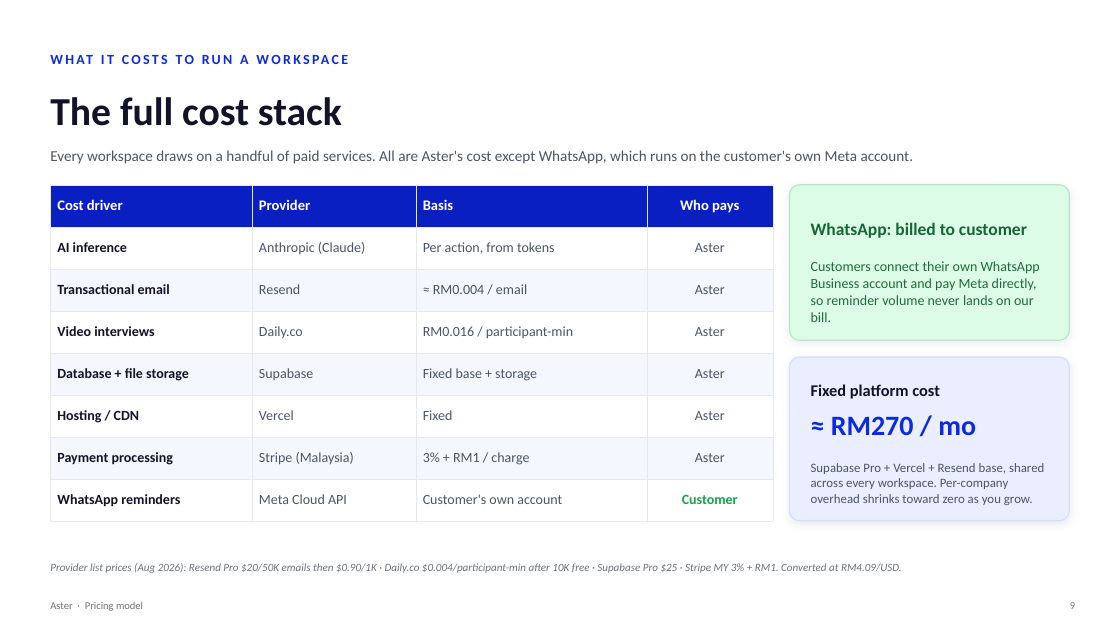
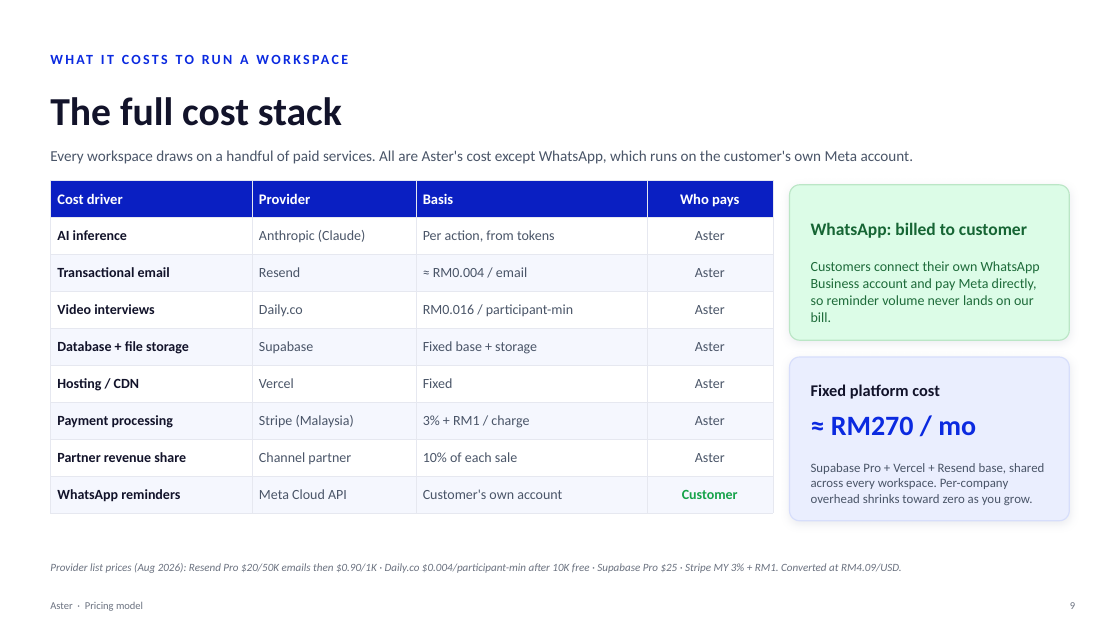
Before and after one commit to shahramly83/aster, a slide deck: slide 9 of docs/aster-pricing.pptx. Drawn at 1120x630 pixels with LibreOffice and Linux fonts; fonts in the diff are those of the drawing. Boxes give left, top, right and bottom in pixels: in the first picture for what was removed or moved away, otherwise in the second. Text is boxed around its words. In the diff, an @@ line names an element or a change of style, - is before the commit and + after.

```diff
--- a/docs/aster-pricing.pptx
+++ b/docs/aster-pricing.pptx
@@ table at [50, 181, 773, 506] @@
+row 8: Partner revenue share | Channel partner | 10% of each sale | Aster
@@ table: place and size @@
-table at [50, 185, 773, 511]
+table at [50, 181, 773, 506]
```
Also in this commit, not shown: 4 other slides changed.
